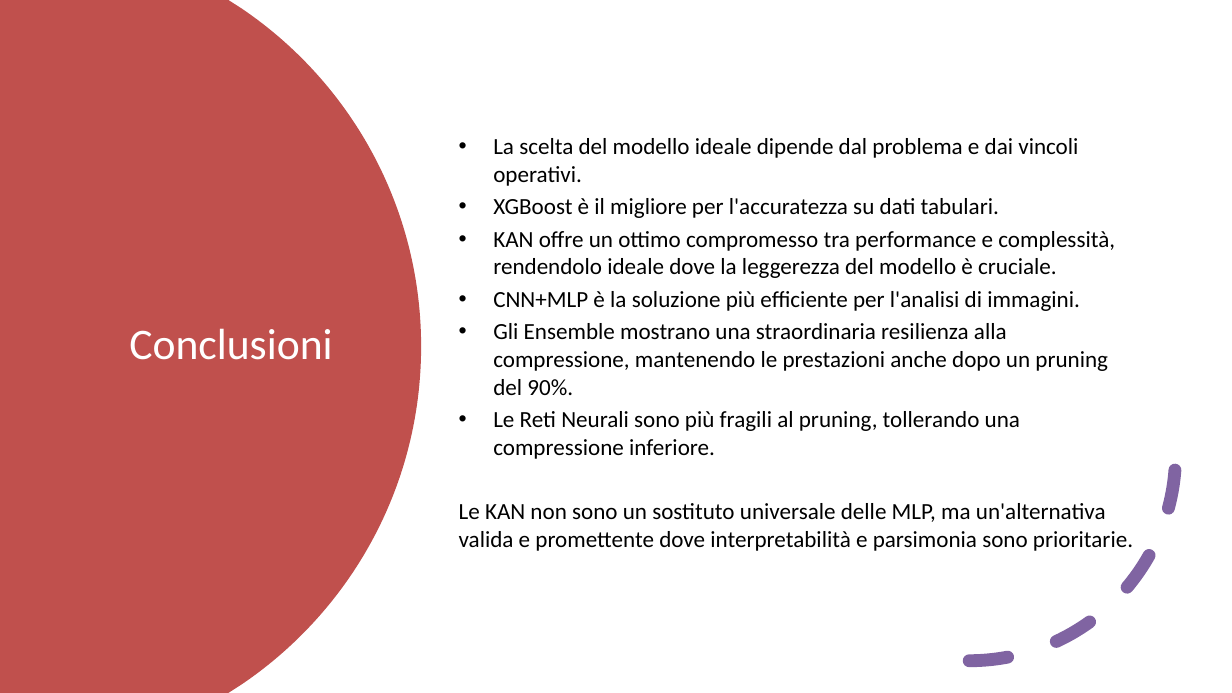
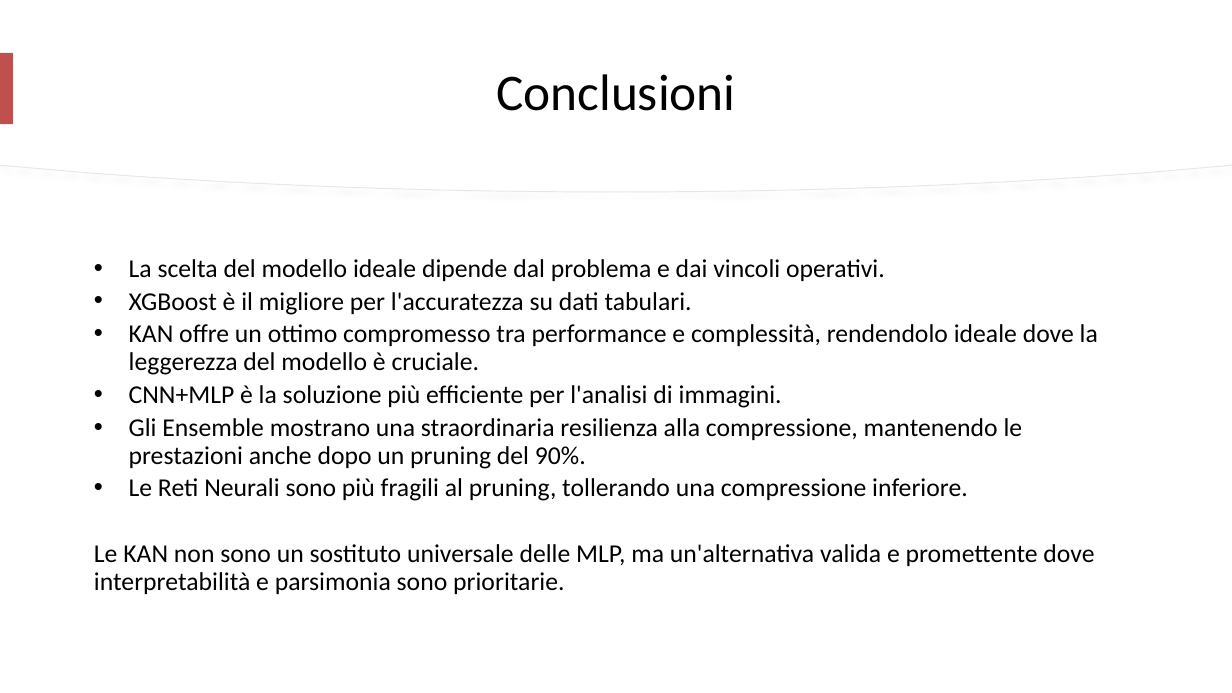
Before and after one commit to mtomas03/Thesis_Paper, a slide deck: slide 27 of Presentation.pptx (slide 19 before the commit). Drawn at 1232x693 pixels with LibreOffice and Linux fonts; fonts in the diff are those of the drawing. Boxes give left, top, right and bottom in pixels: in the first picture for what was removed or moved away, otherwise in the second. Text is boxed around its words. In the diff, an @@ line names an element or a change of style, - is before the commit and + after.

```diff
--- a/Presentation.pptx
+++ b/Presentation.pptx
@@ freeform shape removed at (x1=0, y1=0, x2=421, y2=693) @@
@@ freeform shape added at (x1=0, y1=0, x2=1232, y2=192), fill #FFFFFF, outline #E6E6E6 0.75 pt @@
@@ freeform shape added at (x1=0, y1=0, x2=1232, y2=191), fill #FFFFFF @@
@@ title "Conclusioni" moved from (x1=129, y1=328, x2=332, y2=360) to (x1=496, y1=74, x2=735, y2=111) @@
@@ title "Conclusioni" at (x1=496, y1=74, x2=735, y2=111): size 34 to 40 pt, text colour #FFFFFF to #000000 @@
@@ rectangle added at (x1=0, y1=53, x2=13, y2=124), fill #C0504D @@
@@ text "La scelta del modello ideale ..." moved from (x1=459, y1=138, x2=1133, y2=551) to (x1=94, y1=259, x2=1098, y2=594) @@
@@ text "La scelta del modello ideale ..." at (x1=94, y1=259, x2=1098, y2=594): size 18 to 20 pt; line spacing 1 to 0.9; vertical alignment middle to top @@
@@ arc (boxed as its full ellipse) removed at (x1=763, y1=249, x2=1176, y2=662) @@
```
Also in this commit, not shown: 10 other slides changed, 8 slides added.
